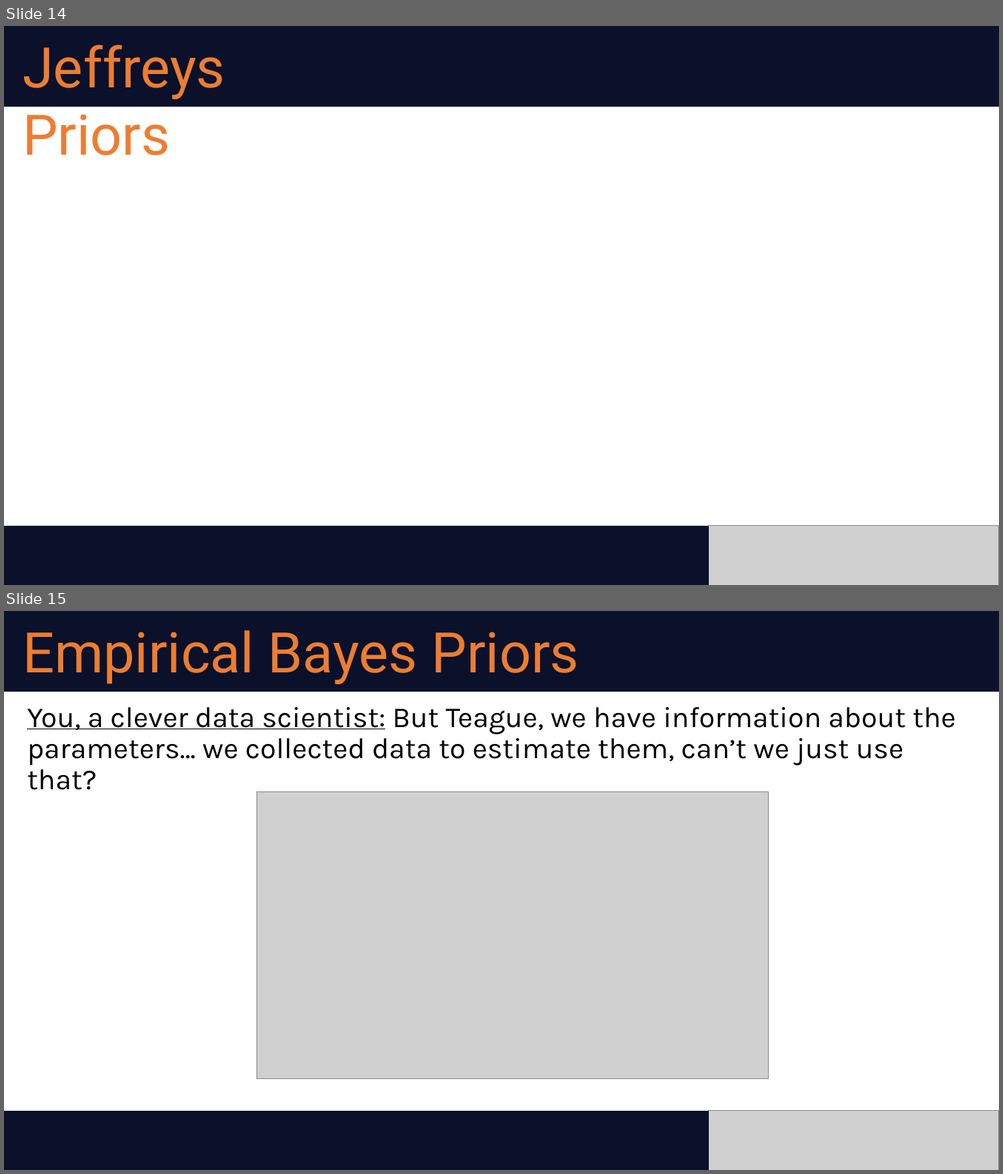
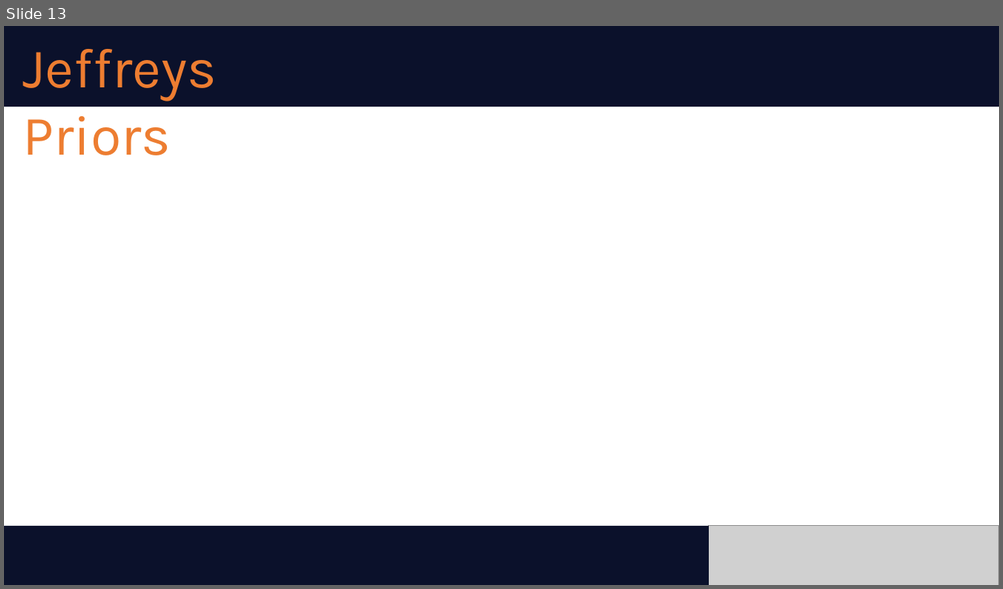
Before and after one commit to abogdan22/ds-6040, a slide deck: slides/module2.pptx. Shown one above the other, each under a label of ours: slides 14 and 15 before the commit, slide 13 after it. The pictures are 1003x1174 and 1003x589 pixels, drawn with LibreOffice and Linux fonts; fonts in the diff are those of the drawing; grey boxes stand for pictures. Boxes give left, top, right and bottom in pixels: in the first picture for what was removed or moved away, otherwise in the second. Text is boxed around its words. In the diff, an @@ line names an element or a change of style, - is before the commit and + after.

```diff
--- a/slides/module2.pptx
+++ b/slides/module2.pptx
@@ slide 15 removed at [4, 611, 999, 1170], background #FFFFFF @@
@@ rectangle removed at [4, 611, 999, 692] @@
@@ text removed at [22, 630, 579, 684] @@
-Empirical Bayes Priors
@@ text removed at [27, 707, 955, 790] @@
-You, a clever data scientist: But Teague, we have information about the parameters… we collected data to estimate them, can’t we just use that?
@@ picture removed at [256, 792, 768, 1079] @@
@@ rectangle removed at [4, 1112, 708, 1170] @@
@@ picture removed at [708, 1112, 999, 1170] @@
@@ what was slide 14 is now slide 13 @@
@@ slide 13 changed as well @@
@@ text "Jeffreys Priors" at [22, 49, 216, 156]: font Roboto to Karla @@
```
Also in this commit, not shown: 14 other slides changed, 1 slide added, 2 other slides removed, 1 other file.
